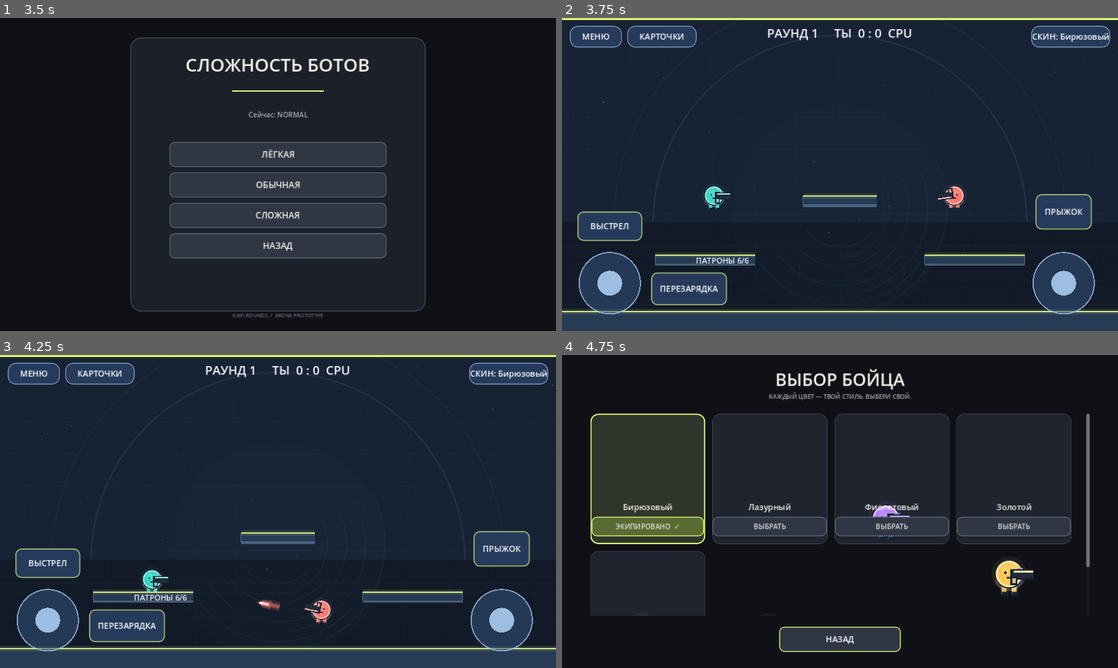
Above: before the commit, frames 1-4 (two rows, left to right).
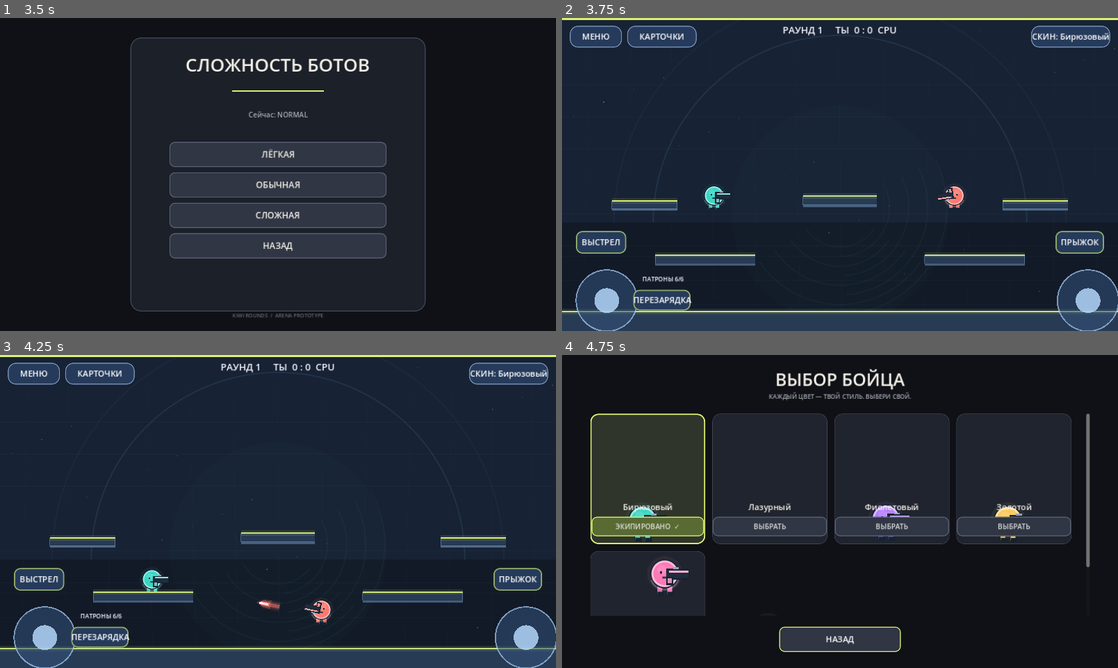
Above: after the commit, the same moments.

Repository: loslam-del/Kiwi-rounds
Game: Godot game, scene res://scenes/main.tscn
The game is run twice, just before and just after one commit, with the same random seed, the same clock (stepped at 60 frames per second) and the same inputs.
Inputs:
- Up to frame 1 (3.5 s): click "ИГРАТЬ" at 0.5 s; click "ОНЛАЙН — ПОЗЖЕ" at 1.25 s; click "НАЗАД" at 2 s; click "ПРОТИВ БОТОВ" at 2.75 s
- Up to frame 2 (3.75 s): click "ЛЁГКАЯ" at 3.5 s
- Up to frame 3 (4.25 s): no input
- Up to frame 4 (4.75 s): click "СКИН: Бирюзовый" at 4.25 s

Frame 1 is identical in both runs. In frame 2, 9.1% of the frame differs, in the area x 2-100%, y 2-100%; in frame 3, 9.1%; in frame 4, 1.2%.
Error in both runs: Invalid call. Nonexistent function 'apply_ragdoll_impulse' in base 'CharacterBody2D (ArenaPlayer)'. (res://scripts/pulse.gd:105)

Commit message:
Rework mobile controls and improve training arena layout

Diff:
--- a/scripts/main.gd
+++ b/scripts/main.gd
@@ -21,7 +21,7 @@
     {"id":"piercing","name":"РАЗГОННЫЙ СТВОЛ","icon":"➤","art":"piercing","primary":"РАЗОГНАННЫЙ СНАРЯД","buff":"СКОРОСТЬ СНАРЯДА +22%","debuff":"ПЕРЕЗАРЯДКА ДОЛЬШЕ +16%","effect":"piercing"}
 ]
 const DEFAULT_MAPS := [
-    {"name":"КОРОТКИЙ МОСТ","platforms":[{"x":330,"y":555,"w":230,"h":20},{"x":950,"y":555,"w":230,"h":20},{"x":640,"y":420,"w":170,"h":20}]},
+    {"name":"КОРОТКИЙ МОСТ","platforms":[{"x":330,"y":555,"w":230,"h":20},{"x":950,"y":555,"w":230,"h":20},{"x":640,"y":420,"w":170,"h":20},{"x":190,"y":430,"w":150,"h":18},{"x":1090,"y":430,"w":150,"h":18}]},
     {"name":"ДВЕ БАШНИ","platforms":[{"x":180,"y":590,"w":190,"h":20},{"x":180,"y":440,"w":150,"h":20},{"x":1100,"y":590,"w":190,"h":20},{"x":1100,"y":440,"w":150,"h":20},{"x":640,"y":520,"w":150,"h":20}]},
     {"name":"ЛЕСТНИЦА","platforms":[{"x":220,"y":600,"w":180,"h":20},{"x":420,"y":520,"w":170,"h":20},{"x":620,"y":440,"w":170,"h":20},{"x":820,"y":360,"w":170,"h":20},{"x":1050,"y":520,"w":180,"h":20}]},
     {"name":"ЦЕНТРАЛЬНЫЙ ОСТРОВ","platforms":[{"x":300,"y":560,"w":170,"h":20},{"x":980,"y":560,"w":170,"h":20},{"x":640,"y":500,"w":260,"h":22},{"x":640,"y":340,"w":150,"h":20}]},
@@ -356,10 +356,10 @@
     ui.set_anchors_and_offsets_preset(Control.PRESET_FULL_RECT)
     layer.add_child(ui)
     hud = Label.new()
-    hud.position = Vector2(0,14)
-    hud.size = Vector2(1280,50)
+    hud.position = Vector2(0,12)
+    hud.size = Vector2(1280,42)
     hud.horizontal_alignment = HORIZONTAL_ALIGNMENT_CENTER
-    hud.add_theme_font_size_override("font_size",28)
+    hud.add_theme_font_size_override("font_size",22)
     hud.add_theme_color_override("font_color",Color("#f4f7ff"))
     ui.add_child(hud)
     game_controls = Control.new()
@@ -368,39 +368,39 @@
     skin_button = _add_button("СКИН",Vector2(1080,18),Vector2(150,50),game_controls)
     skin_button.pressed.connect(_open_skins)
     movement_joystick = JOYSTICK_SCRIPT.new()
-    movement_joystick.position = Vector2(35,535)
-    movement_joystick.size = Vector2(150,150)
+    movement_joystick.position = Vector2(28,575)
+    movement_joystick.size = Vector2(116,116)
     movement_joystick.value_changed.connect(player.set_move)
     game_controls.add_child(movement_joystick)
     fire_button = ACTION_BUTTON_SCRIPT.new()
     fire_button.caption = "ВЫСТРЕЛ"
-    fire_button.position = Vector2(35,445)
-    fire_button.size = Vector2(150,68)
+    fire_button.position = Vector2(32,490)
+    fire_button.size = Vector2(116,52)
     fire_button.button_down.connect(player.set_fire.bind(true))
     fire_button.button_up.connect(player.set_fire.bind(false))
     game_controls.add_child(fire_button)
     reload_button = ACTION_BUTTON_SCRIPT.new()
     reload_button.caption = "ПЕРЕЗАРЯДКА"
-    reload_button.position = Vector2(205,585)
-    reload_button.size = Vector2(175,76)
+    reload_button.position = Vector2(164,625)
+    reload_button.size = Vector2(132,48)
     reload_button.pressed.connect(player.start_reload)
     game_controls.add_child(reload_button)
     ammo_label = Label.new()
-    ammo_label.position = Vector2(190,545)
-    ammo_label.size = Vector2(360,32)
+    ammo_label.position = Vector2(158,590)
+    ammo_label.size = Vector2(150,28)
     ammo_label.horizontal_alignment = HORIZONTAL_ALIGNMENT_CENTER
-    ammo_label.add_theme_font_size_override("font_size",18)
+    ammo_label.add_theme_font_size_override("font_size",14)
     ammo_label.add_theme_color_override("font_color",Color("#f4f7ff"))
     game_controls.add_child(ammo_label)
     aim_joystick = JOYSTICK_SCRIPT.new()
-    aim_joystick.position = Vector2(1080,535)
-    aim_joystick.size = Vector2(150,150)
+    aim_joystick.position = Vector2(1136,575)
+    aim_joystick.size = Vector2(116,116)
     aim_joystick.value_changed.connect(player.set_aim)
     game_controls.add_child(aim_joystick)
     jump_button = ACTION_BUTTON_SCRIPT.new()
     jump_button.caption = "ПРЫЖОК"
-    jump_button.position = Vector2(1090,405)
-    jump_button.size = Vector2(130,82)
+    jump_button.position = Vector2(1136,490)
+    jump_button.size = Vector2(112,52)
     jump_button.button_down.connect(player.set_jump.bind(true))
     jump_button.button_up.connect(player.set_jump.bind(false))
     game_controls.add_child(jump_button)
@@ -416,17 +416,24 @@
     if not is_instance_valid(movement_joystick) or not is_instance_valid(aim_joystick):
         return
     if controls_mirrored:
-        movement_joystick.position = Vector2(1080,535)
-        aim_joystick.position = Vector2(35,535)
-        fire_button.position = Vector2(1095,445)
-        reload_button.position = Vector2(920,585)
-        jump_button.position = Vector2(35,405)
+        movement_joystick.position = Vector2(1136,575)
+        aim_joystick.position = Vector2(28,575)
+        fire_button.position = Vector2(1132,490)
+        reload_button.position = Vector2(984,625)
+        jump_button.position = Vector2(32,490)
     else:
-        movement_joystick.position = Vector2(35,535)
-        aim_joystick.position = Vector2(1080,535)
-        fire_button.position = Vector2(35,445)
-        reload_button.position = Vector2(205,585)
-        jump_button.position = Vector2(1090,405)
+        movement_joystick.position = Vector2(28,575)
+        aim_joystick.position = Vector2(1136,575)
+        fire_button.position = Vector2(32,490)
+        reload_button.position = Vector2(164,625)
+        jump_button.position = Vector2(1136,490)
+    movement_joystick.size = Vector2(116,116)
+    aim_joystick.size = Vector2(116,116)
+    fire_button.size = Vector2(116,52)
+    reload_button.size = Vector2(132,48)
+    jump_button.size = Vector2(112,52)
+    ammo_label.position = Vector2(158 if not controls_mirrored else 972,590)
+    ammo_label.size = Vector2(150,28)
     menu_button.position = Vector2(18,18)
     cards_button.position = Vector2(150,18)
 
